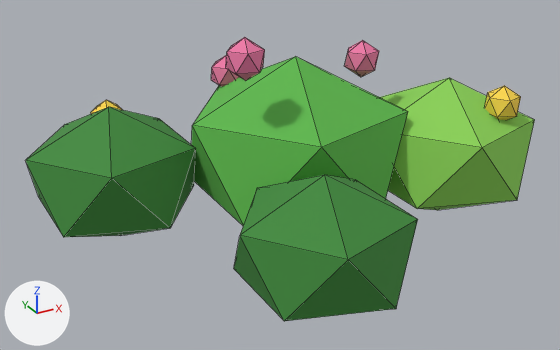
Before and after pictures for a commit that changed the glTF model models/props/arbustos.glb.
Both versions are drawn from a 50 mm lens placed at (-0.475, -0.823, 0.47), pointed at (-0.032, -0.016, 0.067). Lighting does not change. The marker at lower left points along +X, +Y and +Z. The picture after the commit comes second. Mesh edges are drawn as thin lines. Vertices at exactly the same position are counted once.

In view in the first picture: 'corpo'.
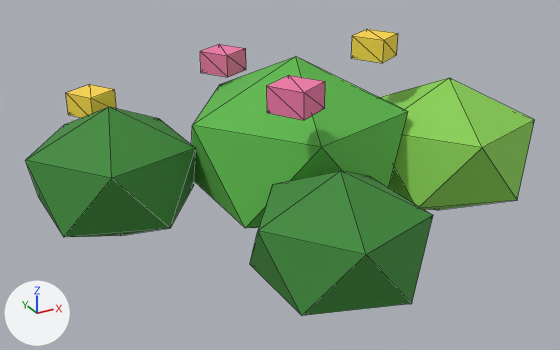
Location of each change, [x1, y1, x2, y2] in pixels of the pictures (560 x 350 px; the box of a moved part takes in the faces that stretch with it):
'corpo', reshaped
    before: [26, 37, 534, 321]
    after: [26, 29, 534, 315]
part 1 of me_corpo, moved or reshaped
    before: [234, 175, 418, 321]
    after: [250, 171, 433, 315]
part 2 of me_corpo, deleted
    before: [91, 37, 521, 120]
part 3 of me_corpo, added
    after: [66, 29, 398, 120]

Patch to the scene script:
```diff
--- a/models/props/arbustos.glb.py
+++ b/models/props/arbustos.glb.py
@@ me_corpo @@
 # used by ob_corpo; location = (0.0, 0.0, 0.0)
-me_corpo.from_pydata(...)  # 120 vertices, 200 faces; spans x -0.327..0.316, y -0.294..0.285, z -0.024..0.265
+me_corpo.from_pydata(...)  # 80 vertices, 128 faces; spans x -0.327..0.316, y -0.294..0.191, z -0.024..0.23
+# me_corpo part 1: the loose piece of 12 vertices spanning x -0.178..0.018, y -0.294..-0.106, z -0.016..0.148 is moved by (0.02, 0.0, 0.0)
+# me_corpo part 2: 6 loose pieces with 72 vertices, spanning x -0.222..0.262, y -0.141..0.285, z -0.015..0.265, are deleted
+# me_corpo part 3
+# 16 vertices are added at x -0.251..0.112, y -0.171..0.168, z 0.13..0.23
+# 16 new vertices lie (0.039, 0.023, 0.0) away from vertices in x -0.251..0.112, y -0.171..0.168, z 0.13..0.23
+# 24 new faces join them, mat_flor_rosa (pink #f07aa8)
+# 24 new faces join them, mat_flor_amarela (yellow #ffd84a)
 me_corpo.materials.append(mat_verde)
```
